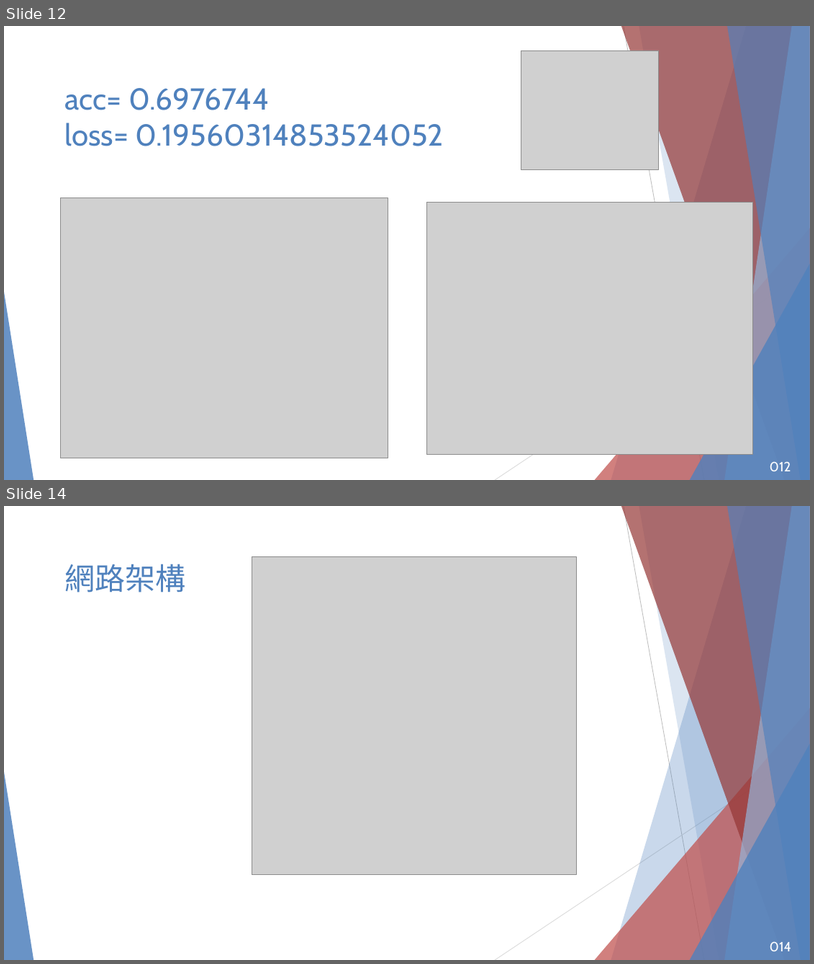
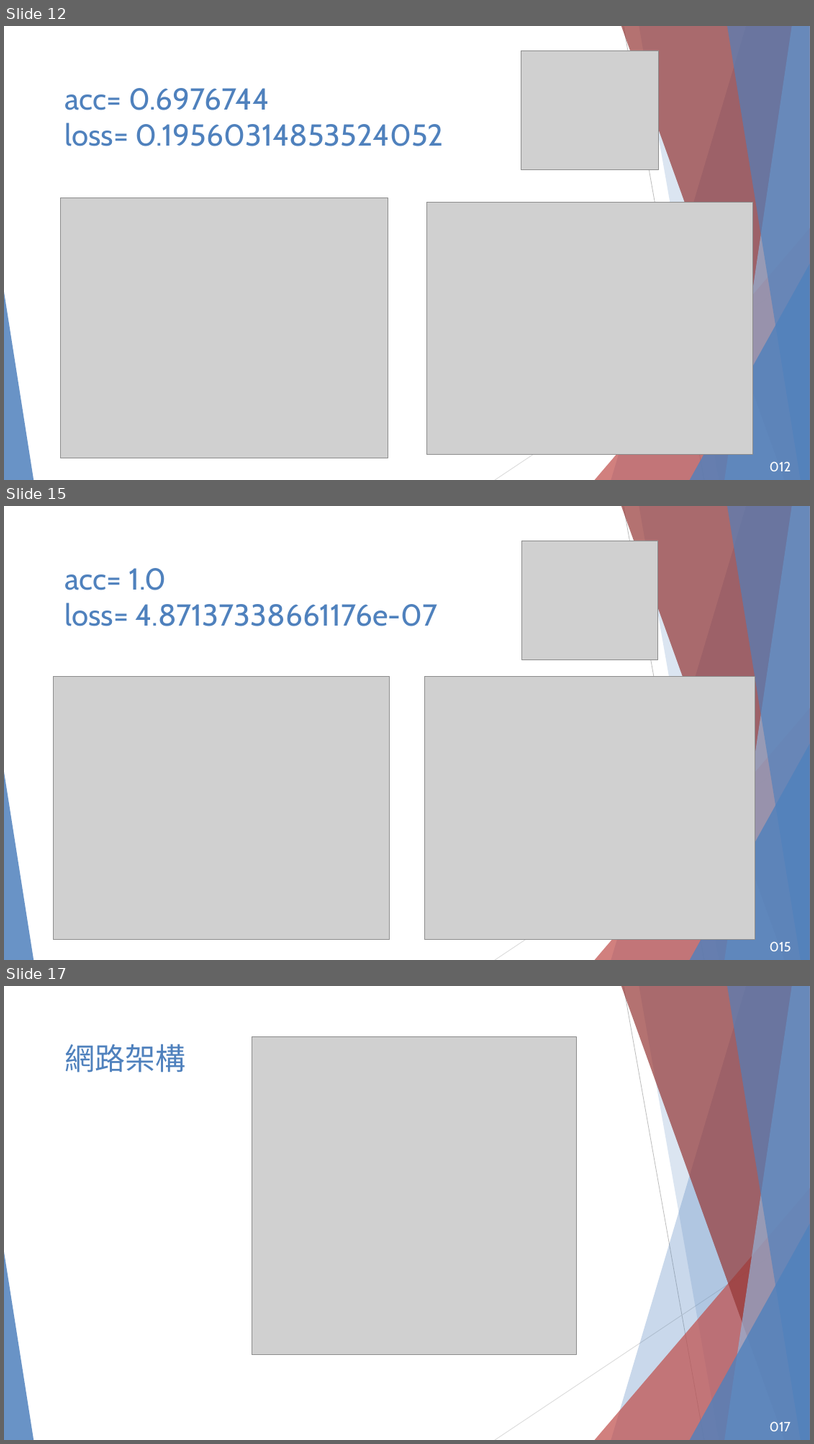
Before and after one commit to chwen529/data, a slide deck: 2023-11-15.pptx. Shown one above the other, each under a label of ours: slides 12 and 14 before the commit, slides 12, 15 and 17 after it; the slides between them are not shown. The pictures are 814x964 and 814x1444 pixels, drawn with LibreOffice and Linux fonts; fonts in the diff are those of the drawing; grey boxes stand for pictures; background and template pictures are left out. Boxes give left, top, right and bottom in pixels: in the first picture for what was removed or moved away, otherwise in the second. Text is boxed around its words. In the diff, an @@ line names an element or a change of style, - is before the commit and + after.

```diff
--- a/2023-11-15.pptx
+++ b/2023-11-15.pptx
@@ slide 15 added at [4, 506, 810, 960], background picture (left out); not listed: 10 template elements that a slide beside it also shows @@
@@ picture added at [522, 541, 658, 659] @@
@@ text added at [65, 568, 438, 626], 36 pt, text #4F81BD @@
+acc= 1.0
+loss= 4.87137338661176e-07
@@ picture added at [54, 677, 390, 939] @@
@@ picture added at [425, 676, 756, 939] @@
@@ page number added at [770, 942, 792, 951], 16 pt, text #FFFFFF @@
+015
@@ what was slide 14 is now slide 17 @@
@@ page number at [770, 1422, 791, 1431]: text changed @@
-014
+017
```
Also in this commit, not shown: 1 slide changed, 2 other slides added.
